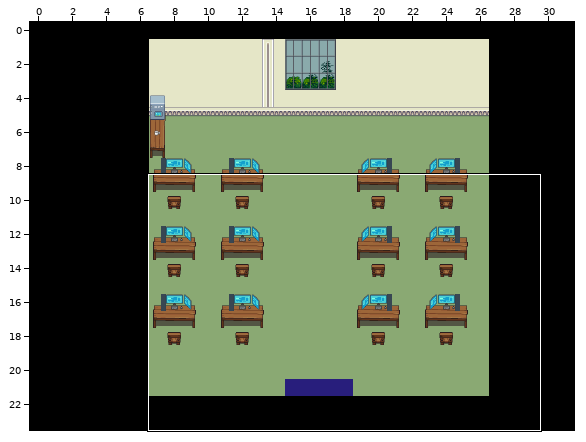
Tiled map: assets/maps/salle33.tmx. The first picture is a wide view before the edit; the outline marks the close-up.
Close-up. Before the commit:
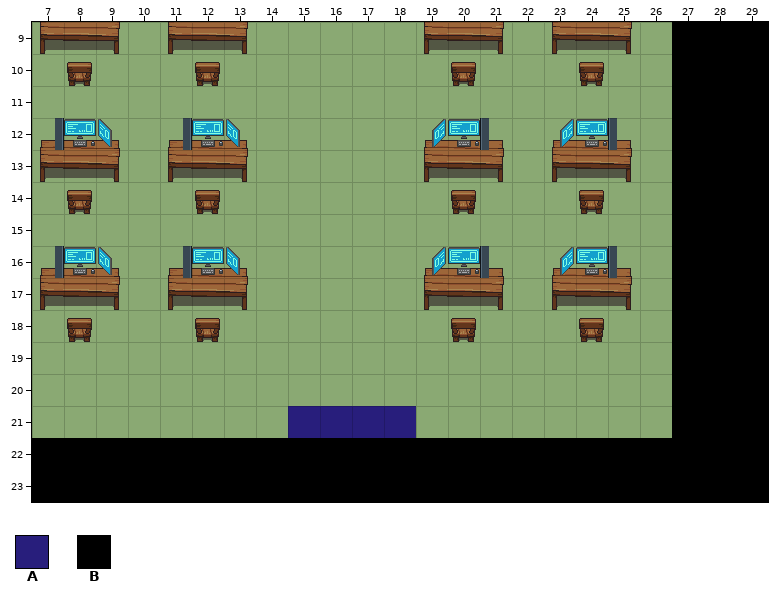
Cells are 32x32 px. Shown: x 7..29, y 9..23.
Key: from "couleur": A 3; from "porte": B 0.
_ is an empty cell.
Layers that did not change in this view are not listed.
Layer "noir 99" before, first column x 7:
 9 ____________________BBB
10 ____________________BBB
11 ____________________BBB
12 ____________________BBB
13 ____________________BBB
14 ____________________BBB
15 ____________________BBB
16 ____________________BBB
17 ____________________BBB
18 ____________________BBB
19 ____________________BBB
20 ____________________BBB
21 ____________________BBB
22 BBBBBBBBBBBBBBBBBBBBBBB
23 BBBBBBBBBBBBBBBBBBBBBBB
After:
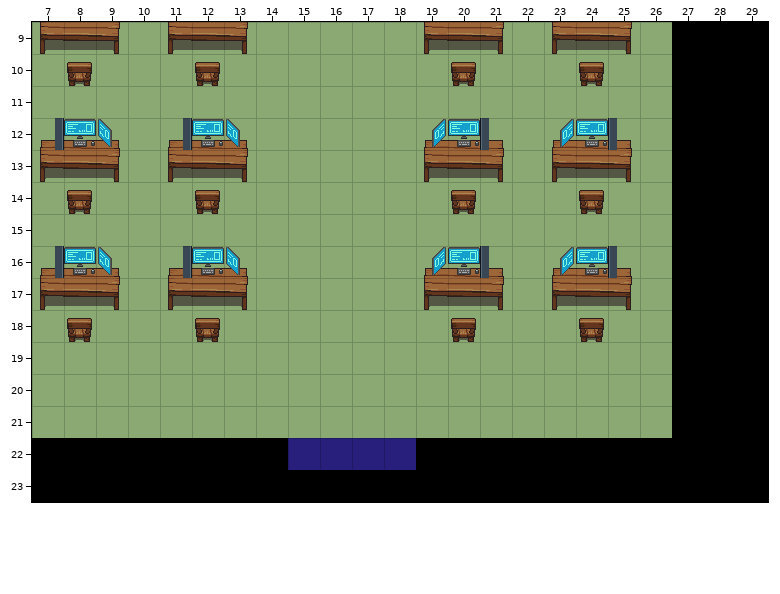
Changes in this commit:
Layer "vers_couloir1":
y 21: x 15..18 AAAA -> ____
y 22: x 15..18 ____ -> AAAA
Layer "noir 99":
y 22: x 15..18 BBBB -> ____
Changed places in both close-ups, as pixel boxes (x1, y1, x2, y2):
changed: (288, 406, 416, 470)
